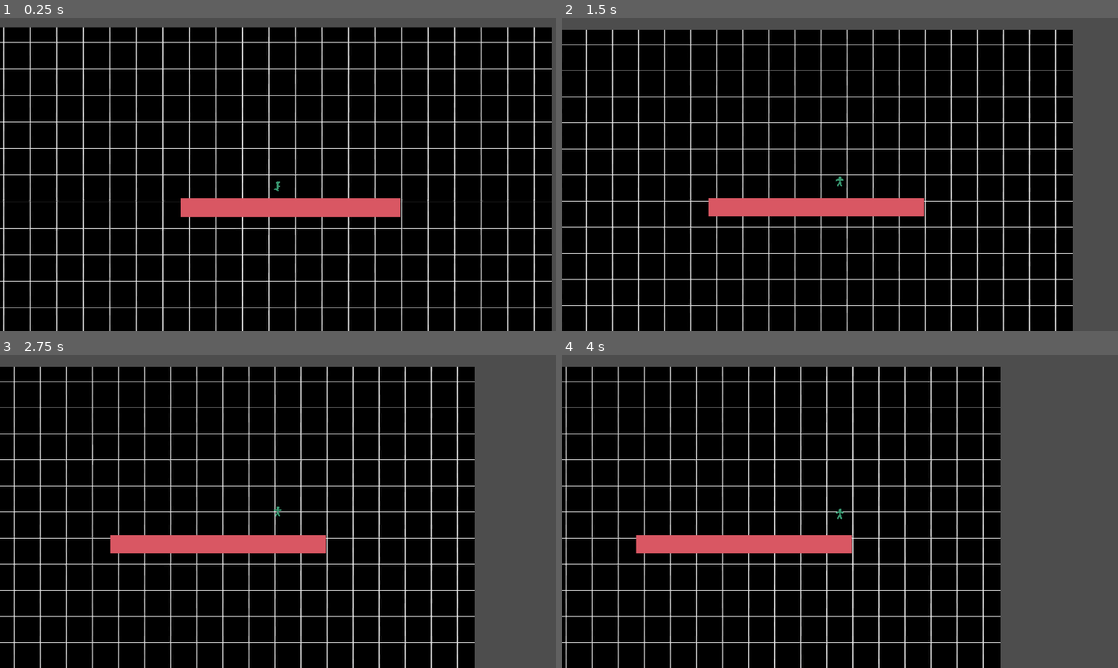
Above: before the commit, frames 1-4 (two rows, left to right).
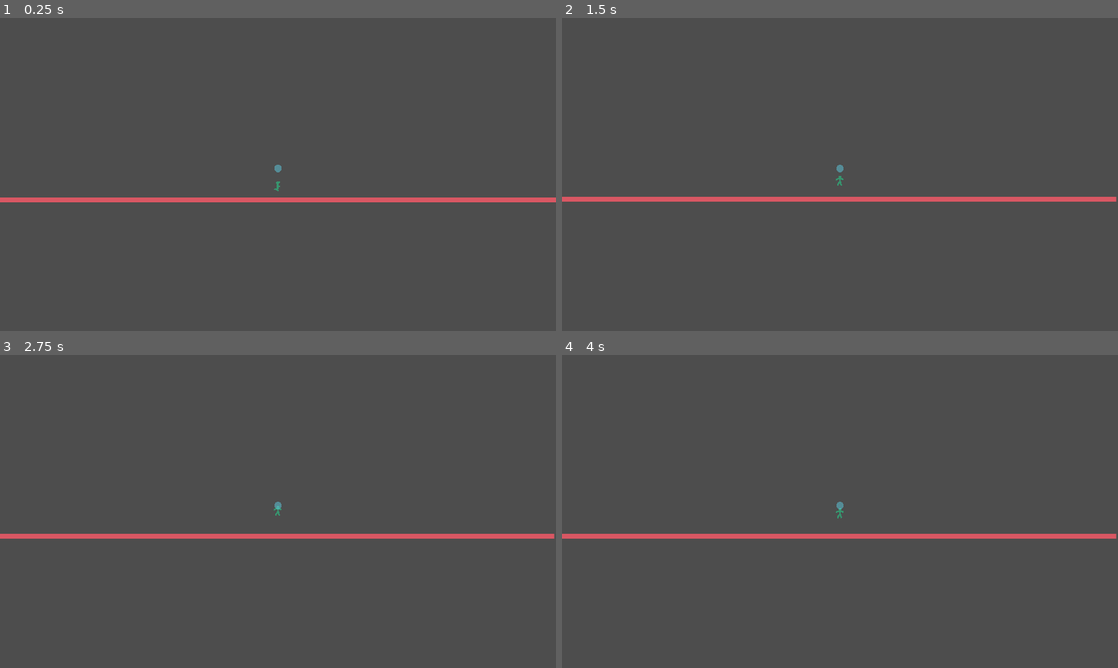
Above: after the commit, the same moments.

Repository: jake6724/flow_runner
Game: Godot game, scene res://scenes/Main.tscn
Two runs of this game, one before a commit and one after it. Both use one fixed random seed, a clock stepped at 60 frames per second and the inputs below.
Inputs (mouse positions are in pixels of both pictures, inside the frame that each line leads up to):
- Up to frame 1 (0.25 s): no input
- Up to frame 2 (1.5 s): tap Enter at 0.5 s; move the mouse to (962, 158) at 0.52 s; tap Space (jump) at 0.6, 0.77, 1.07 s; click (962, 158) at 0.67 s; drag from (728, 190) to (812, 237) at 1.27 s
- Up to frame 3 (2.75 s): move the mouse to (333, 442) at 2.02 s; tap A (move_camera_left) at 2.1 s; click (333, 442) at 2.17 s; tap Space (jump) at 2.3 s
- Up to frame 4 (4 s): drag from (812, 574) to (673, 464) at 2.77 s; move the mouse to (1006, 558) at 3.52 s; tap W (move_camera_up) at 3.6 s; click (1006, 558) at 3.67 s; tap Space (jump) at 3.77, 3.8 s

The runs differ from the first frame. In frame 1, 94% of the frame differs, in the area x 0-100%, y 2-100%; in frame 2, 86%; in frame 3, 80%; in frame 4, 74%.

Commit message:
Start work on Course

Diff:
--- a/project.godot
+++ b/project.godot
@@ -48,6 +48,11 @@
 "events": [Object(InputEventKey,"resource_local_to_scene":false,"resource_name":"","device":-1,"window_id":0,"alt_press …(191 unchanged characters)…
 ]
 }
+slide={
+"deadzone": 0.2,
+"events": [Object(InputEventKey,"resource_local_to_scene":false,"resource_name":"","device":-1,"window_id":0,"alt_pressed":false,"shift_pressed":false,"ctrl_pressed":false,"meta_pressed":false,"pressed":false,"keycode":0,"physical_keycode":83,"key_label":0,"unicode":115,"location":0,"echo":false,"script":null)
+]
+}
 
 [rendering]
 
--- /dev/null
+++ b/scenes/Course.tscn
@@ -0,0 +1,7 @@
+[gd_scene load_steps=2 format=3 uid="uid://cmqxetjxn36be"]
+
+[ext_resource type="Script" uid="uid://lv77a8id7yq4" path="res://scripts/course.gd" id="1_g1onc"]
+
+[node name="Course" type="Node2D"]
+script = ExtResource("1_g1onc")
+metadata/_custom_type_script = "uid://lv77a8id7yq4"
--- a/scenes/Main.tscn
+++ b/scenes/Main.tscn
@@ -1,9 +1,13 @@
-[gd_scene load_steps=5 format=3 uid="uid://dllle5ijhc8mf"]
+[gd_scene load_steps=7 format=3 uid="uid://dllle5ijhc8mf"]
 
 [ext_resource type="PackedScene" uid="uid://dj0rg3fl0x4jp" path="res://scenes/Player.tscn" id="1_elqb8"]
 [ext_resource type="PackedScene" uid="uid://f2rlba0ip81m" path="res://scenes/DebugCamera.tscn" id="2_rvslj"]
 [ext_resource type="Texture2D" uid="uid://23ncrnc6q65o" path="res://assets/grid-1920-x-1080-picture-b2qbbb0cef1l59ah.jpg" id="3_0bbpv"]
-[ext_resource type="PackedScene" uid="uid://dggg4mes8sfux" path="res://scenes/Obstacle.tscn" id="4_rarhs"]
+[ext_resource type="PackedScene" uid="uid://cmqxetjxn36be" path="res://scenes/Course.tscn" id="5_vcsgt"]
+[ext_resource type="Texture2D" uid="uid://qtf8e86fh5g" path="res://assets/obstacle.png" id="6_c01mt"]
+
+[sub_resource type="RectangleShape2D" id="RectangleShape2D_nxtc6"]
+size = Vector2(1920, 18)
 
 [node name="Main" type="Node2D"]
 
@@ -16,6 +20,7 @@
 player = NodePath("../Player")
 
 [node name="TextureRect" type="TextureRect" parent="."]
+visible = false
 z_index = -1000
 texture_filter = 1
 offset_top = -1.0
@@ -23,5 +28,18 @@
 offset_bottom = 1079.0
 texture = ExtResource("3_0bbpv")
 
-[node name="Obstacle" parent="." instance=ExtResource("4_rarhs")]
-position = Vector2(1034, 611)
+[node name="Course" parent="." node_paths=PackedStringArray("player") instance=ExtResource("5_vcsgt")]
+player = NodePath("../Player")
+
+[node name="StaticBody2D" type="StaticBody2D" parent="."]
+
+[node name="CollisionShape2D" type="CollisionShape2D" parent="StaticBody2D"]
+position = Vector2(960, 584)
+scale = Vector2(1, 0.87998)
+shape = SubResource("RectangleShape2D_nxtc6")
+
+[node name="Sprite2D" type="Sprite2D" parent="StaticBody2D"]
+position = Vector2(960, 584)
+rotation = 3.14159
+scale = Vector2(29.9969, 0.248593)
+texture = ExtResource("6_c01mt")
--- /dev/null
+++ b/scenes/Marker.tscn
@@ -0,0 +1,6 @@
+[gd_scene load_steps=2 format=3 uid="uid://cgi70m0qbtjtw"]
+
+[ext_resource type="Texture2D" uid="uid://dmvrmhv5xxrr" path="res://assets/marker.png" id="1_rblai"]
+
+[node name="Marker" type="Sprite2D"]
+texture = ExtResource("1_rblai")
--- a/scenes/Obstacle.tscn
+++ b/scenes/Obstacle.tscn
@@ -3,14 +3,13 @@
 [ext_resource type="Texture2D" uid="uid://qtf8e86fh5g" path="res://assets/obstacle.png" id="1_jde5u"]
 
 [sub_resource type="RectangleShape2D" id="RectangleShape2D_qf6v3"]
-size = Vector2(42, 63.4871)
 
 [node name="Obstacle" type="StaticBody2D"]
 
 [node name="CollisionShape2D" type="CollisionShape2D" parent="."]
-scale = Vector2(17.68, 1.00808)
+scale = Vector2(26.24, 1)
 shape = SubResource("RectangleShape2D_qf6v3")
 
 [node name="Sprite2D" type="Sprite2D" parent="."]
-scale = Vector2(11.6316, 1)
+scale = Vector2(8.24, 0.32)
 texture = ExtResource("1_jde5u")
--- a/scripts/course.gd
+++ b/scripts/course.gd
@@ -0,0 +1,13 @@
+class_name Course
+extends Node2D
+
+@export var player:Player
+var marker: PackedScene = preload("res://scenes/Marker.tscn")
+
+func _ready():
+	var m: Sprite2D = marker.instantiate()
+	m.scale = Vector2(.1,.1)
+	m.global_position = player.global_position
+	print("Player jump hieght: ", player.jump_height)
+	m.position.y -= (player.jump_height - player.capsule_height)
+	add_child(m)
--- a/scripts/player.gd
+++ b/scripts/player.gd
@@ -4,24 +4,31 @@
 # Store player information and child references that will be used across many states
 
 @onready var ap: AnimationPlayer = $AnimationPlayer
-@onready var collision: CollisionShape2D = $CollisionShape2D
+@onready var collider: CollisionShape2D = $CollisionShape2D
 @onready var sprite: Sprite2D = $Sprite2D
 
 var gravity = ProjectSettings.get_setting("physics/2d/default_gravity")
+var speed = 0
+var jump_power: float = 350
 var jump_count: int = 0
 var jump_max:int = 2
 var jump_in_progress: bool = false
+
+var jump_height = (jump_power ** 2) / (2 * gravity)
+var capsule_height: float
+
 
 signal player_ready
 
 func _ready():
 	player_ready.emit()
+	capsule_height = collider.get_shape().height
 
 func _process(_delta):
 
 	if not is_on_floor():
 		velocity.y += gravity * _delta
 
-	velocity.x = 100
+	velocity.x = speed
 
 	move_and_slide()
--- a/scripts/states/jump.gd
+++ b/scripts/states/jump.gd
@@ -1,7 +1,5 @@
 class_name Jump
 extends State
-
-var jump_power: int = 350
 
 func init_state():
 	animation_1 = "jump"
@@ -16,7 +14,7 @@
 		if player.jump_count == 0: player.ap.play(animation_1)
 		else: player.ap.play(animation_2)
 
-		player.velocity.y = -jump_power
+		player.velocity.y = -player.jump_power
 		player.jump_count += 1
 		player.jump_in_progress = false
 
Binary file added: assets/marker.png
Not shown, added: assets/marker.png.import
